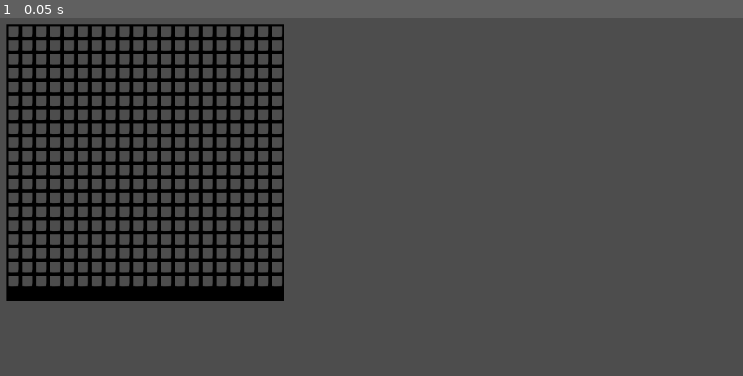
Above: before the commit, frame 1.
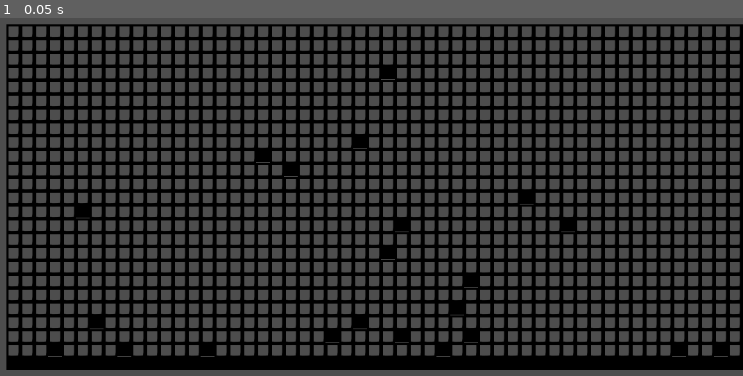
Above: after the commit, the same moment.

Repository: Deiuca/Platform-CA-Sincrono
Game: Godot game, scene res://livello.tscn
The game is run twice, just before and just after one commit, with the same random seed, the same clock (stepped at 60 frames per second) and the same inputs.
Inputs:
- Up to frame 1 (0.05 s): no input

The runs differ from the first frame. In frame 1, 36% of the frame differs, in the area x 0-100%, y 1-99%.

Commit message:
Sistema base di CA (Influenza tra celle, regole, ecc) completata

Diff:
--- a/cella.gd
+++ b/cella.gd
@@ -23,34 +23,44 @@
 
 	var num_vicini_muro = vicini_con_stato(Init.tipi.MURO)
 	var num_vicini_aria = vicini_con_stato(Init.tipi.ARIA)
-
 	#Regole
 
-	#Se tutti vicini sono ARIA 25% diventi muro
-	if num_vicini_aria == 8:
-		probabilita_diventi_tipo(25.0, Init.tipi.MURO)
-	#Se Gsx G Gdx sono muro 40% diventi muro
-	if Init.tipi.MURO == self.vicini[7].tipo == self.vicini[6].tipo == self.vicini[5].tipo:
-		probabilita_diventi_tipo(40.0, Init.tipi.MURO)
+	#Se tutti vicini sono ARIA 1.5% diventi muro
+	if num_vicini_aria == 8 and self.position.y > (self.texture.get_size().y * 2) :
+		probabilita_diventi_tipo(1.5, Init.tipi.MURO)
+		return
+
+	#Se Gsx G Gdx sono muro 10% diventi muro
+	if(are_cells_stato([self.vicini[7], self.vicini[6], self.vicini[5]], Init.tipi.MURO)):
+		probabilita_diventi_tipo(10.0, Init.tipi.MURO)
+		return
+
 	#Se Dx è MURO e il resto ARIA
-	if self.vicini[4].tipi == Init.tipi.MURO and num_vicini_aria == 7:
-		probabilita_diventi_tipo(70.0, Init.tipi.MURO)
+	if are_cells_stato([self.vicini[4]], Init.tipi.MURO) and num_vicini_aria == 7:
+		probabilita_diventi_tipo(30.0, Init.tipi.MURO)
+		return
 
-func determina_se_accade(probabilita : float):
+func are_cells_stato(array_celle : Array[Sprite2D], tipo : Init.tipi, devono_esistere = false) -> bool:
+	for cella in array_celle:
+		if (((cella.tipo != tipo) if cella != null else (devono_esistere))):
+			return false
+	return true
+
+func determina_se_accade(probabilita : float) -> bool:
 	probabilita = fmod(probabilita, 100.0)
 	var random = self.randomGenerator.randf_range(0,100)
-	if probabilita <= random:
+	if random <= probabilita:
 		return true
 	return false
 
-func probabilita_diventi_tipo(probabilita : float, stato_da_settare : Init.tipi):
+func probabilita_diventi_tipo(probabilita : float, tipo_da_settare : Init.tipi):
 	if determina_se_accade(probabilita):
-			self.set_tipo(stato_da_settare)
+			self.set_tipo(tipo_da_settare)
 
 func vicini_con_stato(tipo : Init.tipi) -> int:
 	var contatore = 0
 	for vicino in vicini:
-		if vicino.tipo == tipo:
+		if vicino != null and vicino.tipo == tipo:
 			contatore += 1
 	return contatore
 
--- a/generatore_livello.gd
+++ b/generatore_livello.gd
@@ -25,16 +25,13 @@
 
 	#Determina la scala delle Celle in base alla dimensione delle texture
 	var tex_size = self.tipi_livello[self.tipi_livello.keys()[0]].get_size()
-	var scala_x = width / tex_size.x
-	var scala_y = height / tex_size.y
 
 	#Popolo array Celle
 	for ih in self.height:
 		for iw in self.width:
 			var istanza = cella_template.instantiate()
 			istanza.inizializza(self.tipi_livello, self.randomGenerator)
-			istanza.position = Vector2(iw*self.width, ih*self.height)
-			istanza.scale = Vector2(scala_x,scala_y)
+			istanza.position = Vector2(iw*tex_size.x, ih*tex_size.y)
 			self.celle.append(istanza)
 
 
@@ -68,14 +65,14 @@
 		if (indx+(self.width)) < self.celle.size() and (indx+(self.width))/self.width == (indx+(self.width+1))/self.width:
 			cella.vicini[7] = self.celle[indx+(self.width+1)]
 
-	#Sprite on screen
-	for cella in self.celle:
-		add_child(cella)
-
 	#Ultima riga collassata a muro x fare pavimento
 	for e in range((self.width*self.height)-self.width, (self.width*self.height)):
 		self.celle[e].set_tipo(Init.tipi.MURO)
 
+	#Sprite on screen
+	for cella in self.celle:
+		add_child(cella)
+		cella.determina_tipo()
 
 # Called every frame. 'delta' is the elapsed time since the previous frame.
 func _process(delta):
--- a/livello.tscn
+++ b/livello.tscn
@@ -8,3 +8,5 @@
 [node name="Generatore_livello" parent="." instance=ExtResource("1_3jvw8")]
 position = Vector2(100, 100)
 cella_template = ExtResource("2_ademr")
+height = 25
+width = 60
Not shown, changed: .DS_Store
